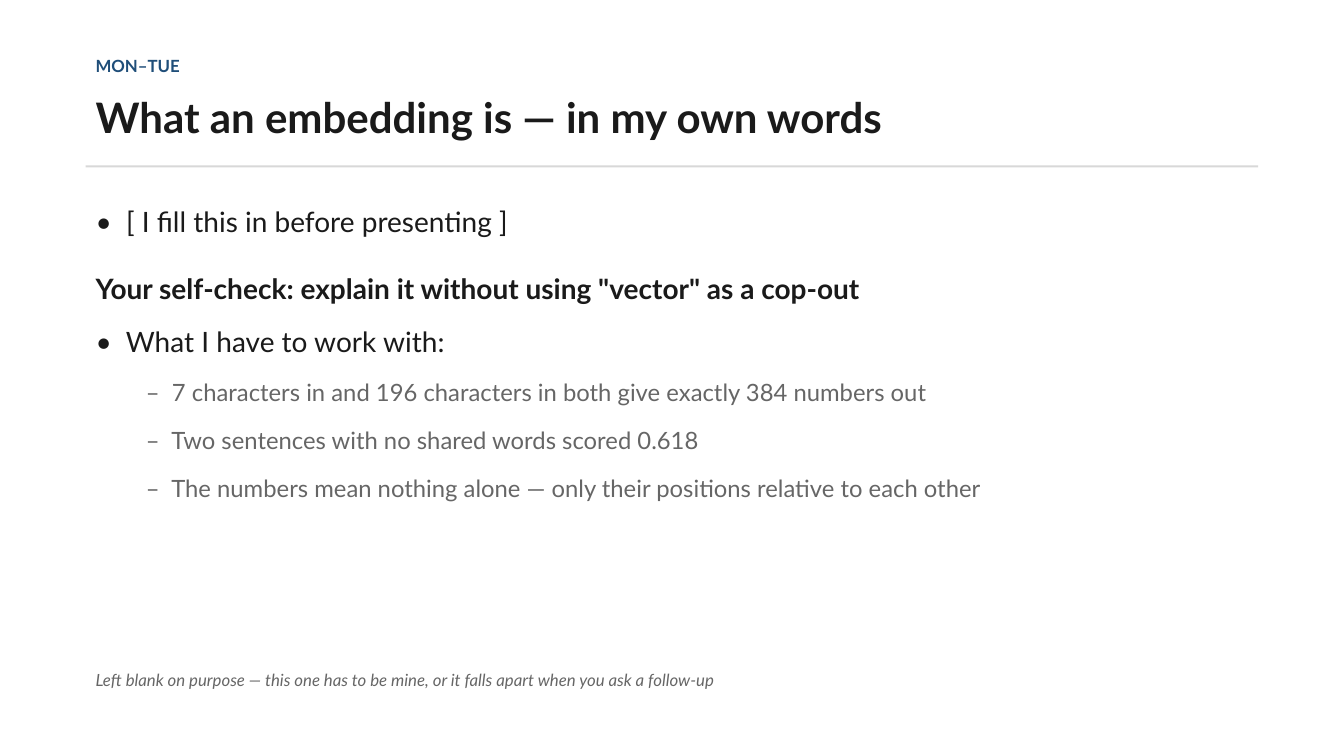
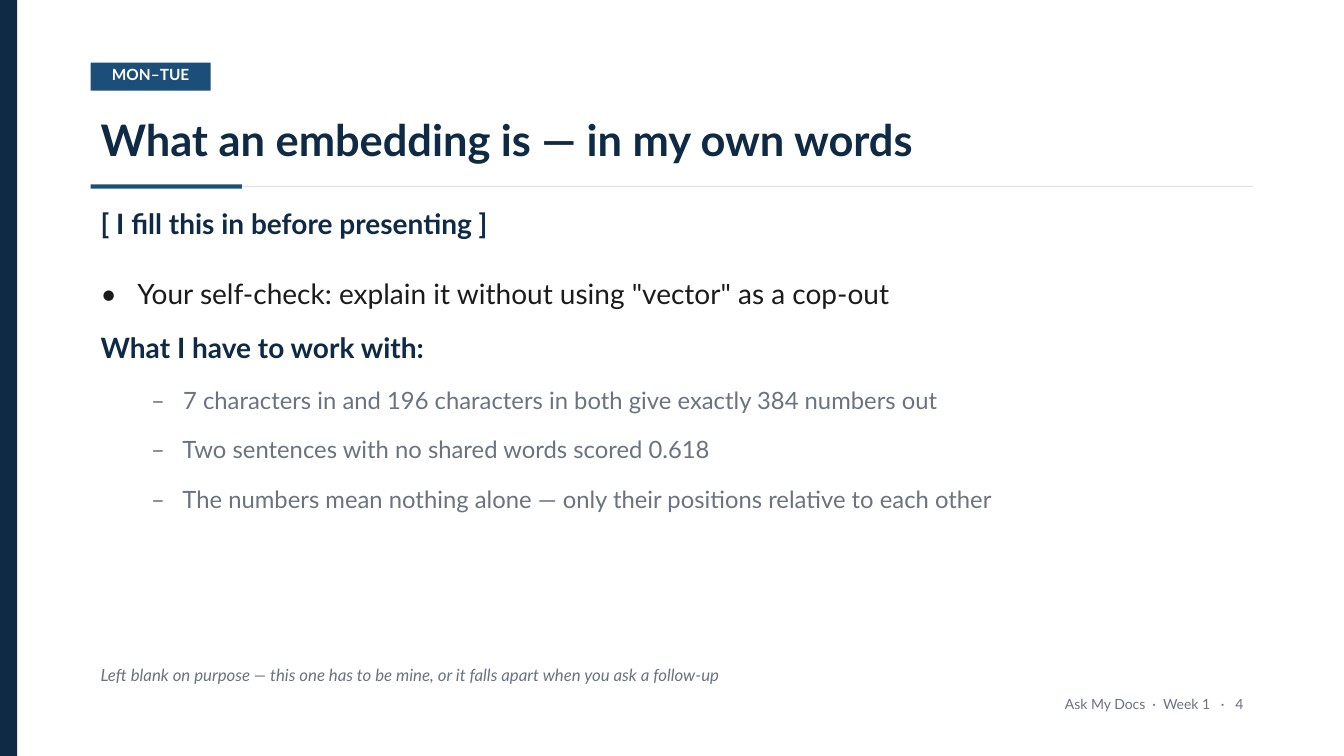
Before and after one commit to Iddrisusalima/ask-my-docs, a slide deck: slide 5 of presentation/week1-review.pptx. Drawn at 1344x756 pixels with LibreOffice and Linux fonts; fonts in the diff are those of the drawing. Boxes give left, top, right and bottom in pixels: in the first picture for what was removed or moved away, otherwise in the second. Text is boxed around its words. In the diff, an @@ line names an element or a change of style, - is before the commit and + after.

Commit message:
style(presentation): Restyle deck with navy template and banded tables
- Strip table gridlines and carry structure with row banding instead
- Centre content blocks vertically, fixing captions stranded above tables
- Add page numbers and a left accent stripe

```diff
--- a/presentation/week1-review.pptx
+++ b/presentation/week1-review.pptx
@@ rectangle added at box(0, 0, 17, 756), fill #0F2A44 @@
@@ text "MON–TUE": place and size @@
-text "MON–TUE" at box(96, 59, 180, 72)
+text "MON–TUE" at box(112, 68, 189, 80)
@@ text "MON–TUE" at box(112, 68, 189, 80): size 12 to 11 pt, text colour #1F4E79 to #FFFFFF; alignment left to centre @@
@@ rectangle added at box(91, 63, 211, 91), fill #1C4E7A @@
@@ text "What an embedding is — ...": place and size @@
-text "What an embedding is — ..." at box(96, 101, 882, 141)
+text "What an embedding is — ..." at box(101, 123, 913, 164)
@@ text "What an embedding is — ..." at box(101, 123, 913, 164): size 30 to 31 pt, text colour #1A1A1A to #0F2A44 @@
@@ rectangle added at box(91, 185, 242, 189), fill #1C4E7A @@
@@ rectangle: place and size @@
-rectangle at box(86, 165, 1258, 167)
+rectangle at box(242, 186, 1253, 187)
@@ rectangle at box(242, 186, 1253, 187): fill #D8D8D8 to #DDE3E8 @@
@@ text at box(101, 213, 889, 359): text changed; text colour #1A1A1A to #1B1B1B; bold off @@
-• [ I fill this in before presenting ]
-Your self-check: explain it without using "vector" as a cop-out
-• What I have to work with:
+[ I fill this in before presenting ]
+• Your self-check: explain it without using "vector" as a cop-out
+What I have to work with:
@@ text at box(182, 391, 991, 513): text colour #666666 to #6B7280 in "– 7 characters in and 196 characters ...", "– Two sentences with no shared words ...", "– The numbers mean nothing alone — ..."; more space between paragraphs @@
@@ text "Left blank on purpose — ..." at box(101, 668, 719, 684): text colour #666666 to #6B7280 @@
@@ text added at box(1065, 699, 1243, 712), 10 pt, text #6B7280 @@
+Ask My Docs · Week 1 · 4
```
Also in this commit, not shown: 9 other slides changed, 1 other file.
